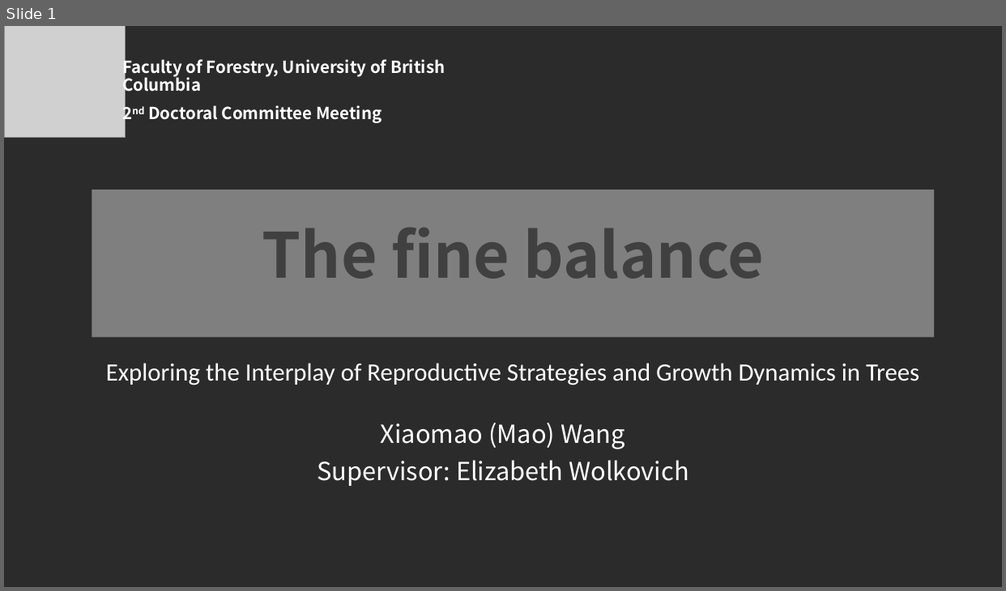
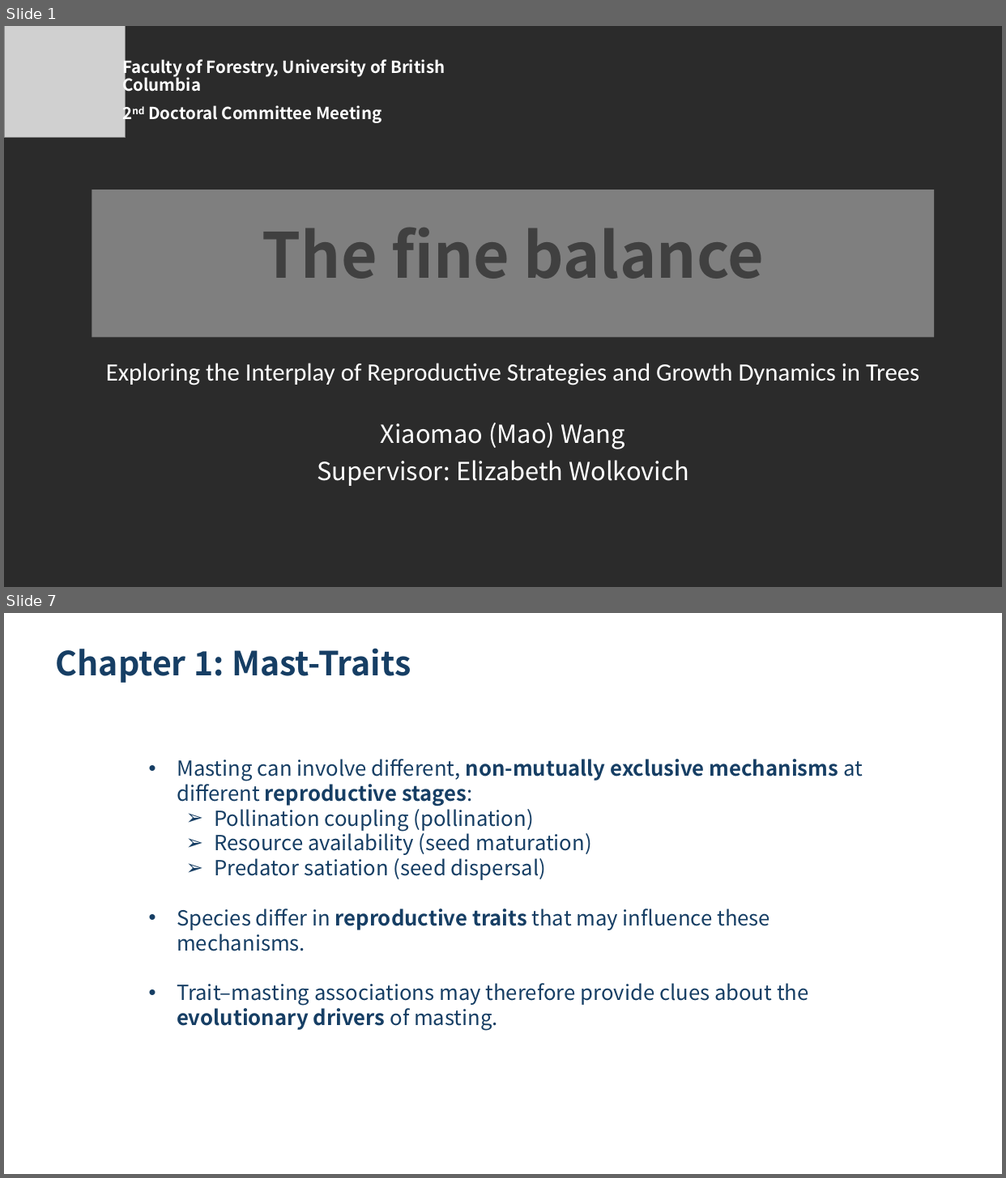
Before and after one commit to wangxm-forest/PhD, a slide deck: committee/secondCommitteeMeeting.pptx. Shown one above the other, each under a label of ours: slide 1 before the commit, slides 1 and 7 after it; the slides between them are not shown. The pictures are 1006x591 and 1006x1178 pixels, drawn with LibreOffice and Linux fonts; fonts in the diff are those of the drawing; grey boxes stand for pictures; background and template pictures are left out; a plain dark background stands for a picture behind light text. Boxes give left, top, right and bottom in pixels: in the first picture for what was removed or moved away, otherwise in the second. Text is boxed around its words. In the diff, an @@ line names an element or a change of style, - is before the commit and + after.

```diff
--- a/committee/secondCommitteeMeeting.pptx
+++ b/committee/secondCommitteeMeeting.pptx
@@ slide 7 added at [4,613,1002,1174], background picture (left out) @@
@@ rectangle added at [33,644,974,1143], fill #FFFFFF at 75% opacity @@
@@ text added at [56,648,411,683], 32 pt, text #163E64, bold @@
+Chapter 1: Mast-Traits
@@ text added at [177,759,863,1031], 20 pt, text #163E64 @@
+  • Masting can involve different, non-mutually exclusive mechanisms at different reproductive stages:
+    ➢ Pollination coupling (pollination)
+    ➢ Resource availability (seed maturation)
+    ➢ Predator satiation (seed dispersal)
+  • Species differ in reproductive traits that may influence these mechanisms.
+  • Trait–masting associations may therefore provide clues about the evolutionary drivers of masting.
```
Also in this commit, not shown: 1 slide changed, 19 other slides added, 1 other file.
